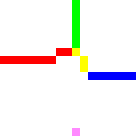
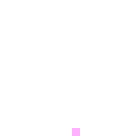
Layer changes from the first w=136, h=136 image to the second:
added layer "2WayLL" above "2WayLR" over [72, 72, 136, 136]
added layer "2WayLR" above "2WayI" over [0, 56, 80, 136]
hid "4WayR" over [0, 0, 136, 136]
